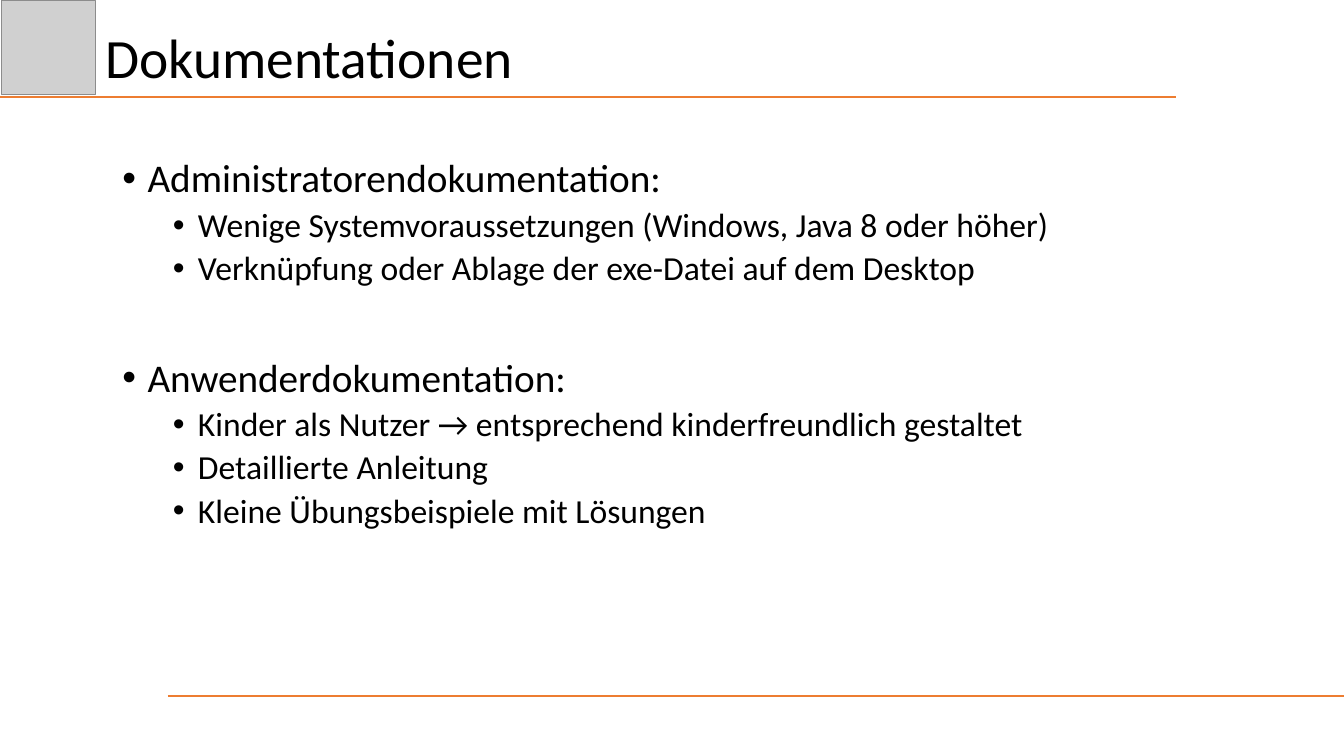
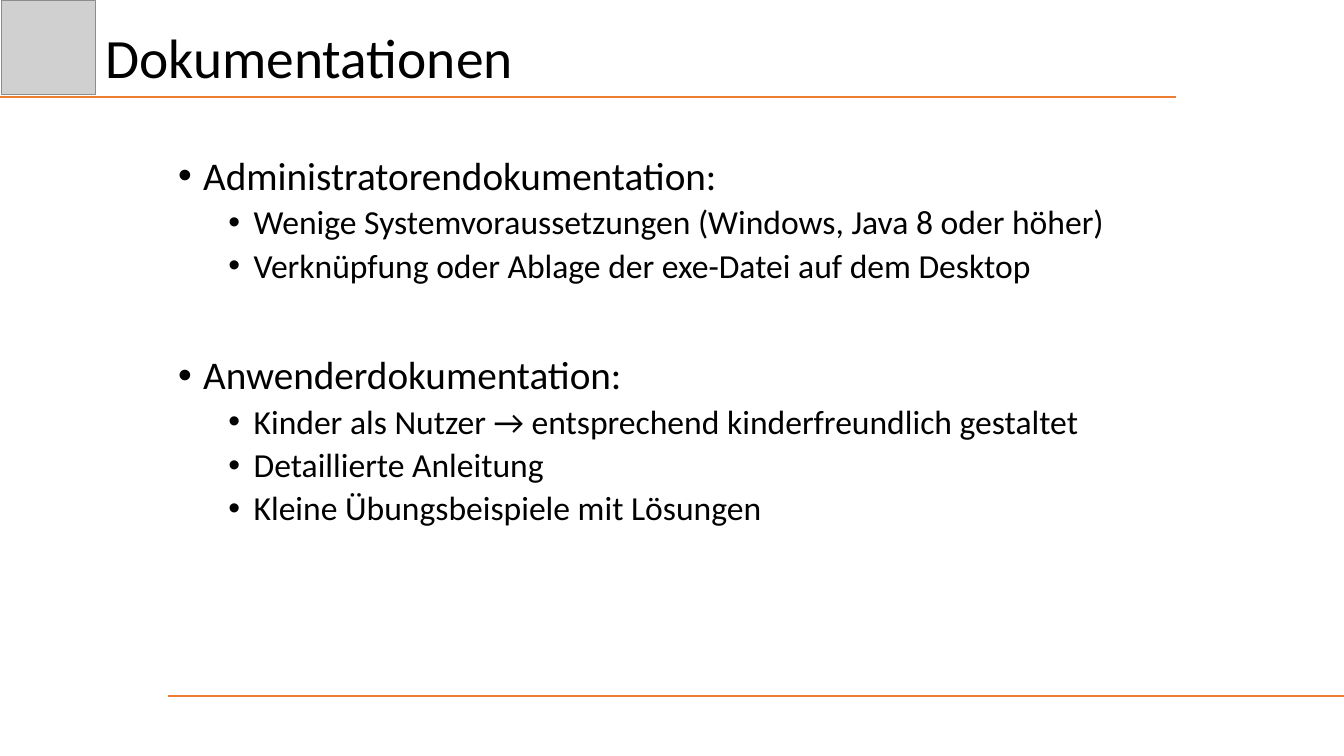
Before and after one commit to Schnitzel128/sejava, a slide deck: slide 13 of Präsentation/DezHex.pptx (slide 9 before the commit). Drawn at 1344x756 pixels with LibreOffice and Linux fonts; fonts in the diff are those of the drawing; grey boxes stand for pictures. Boxes give left, top, right and bottom in pixels: in the first picture for what was removed or moved away, otherwise in the second. Text is boxed around its words. In the diff, an @@ line names an element or a change of style, - is before the commit and + after.

```diff
--- a/Präsentation/DezHex.pptx
+++ b/Präsentation/DezHex.pptx
@@ text "Administratorendokumentation:": place and size @@
-text "Administratorendokumentation:" at (148,164,1048,529)
+text "Administratorendokumentation:" at (203,162,1104,526)
```
Also in this commit, not shown: 1 other slide changed, 5 slides removed, 2 other files.
